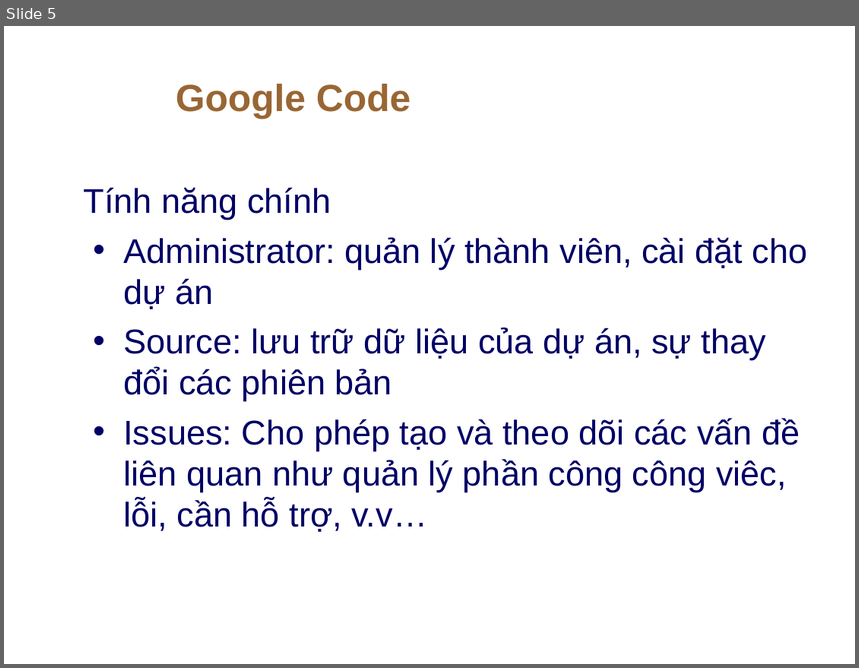
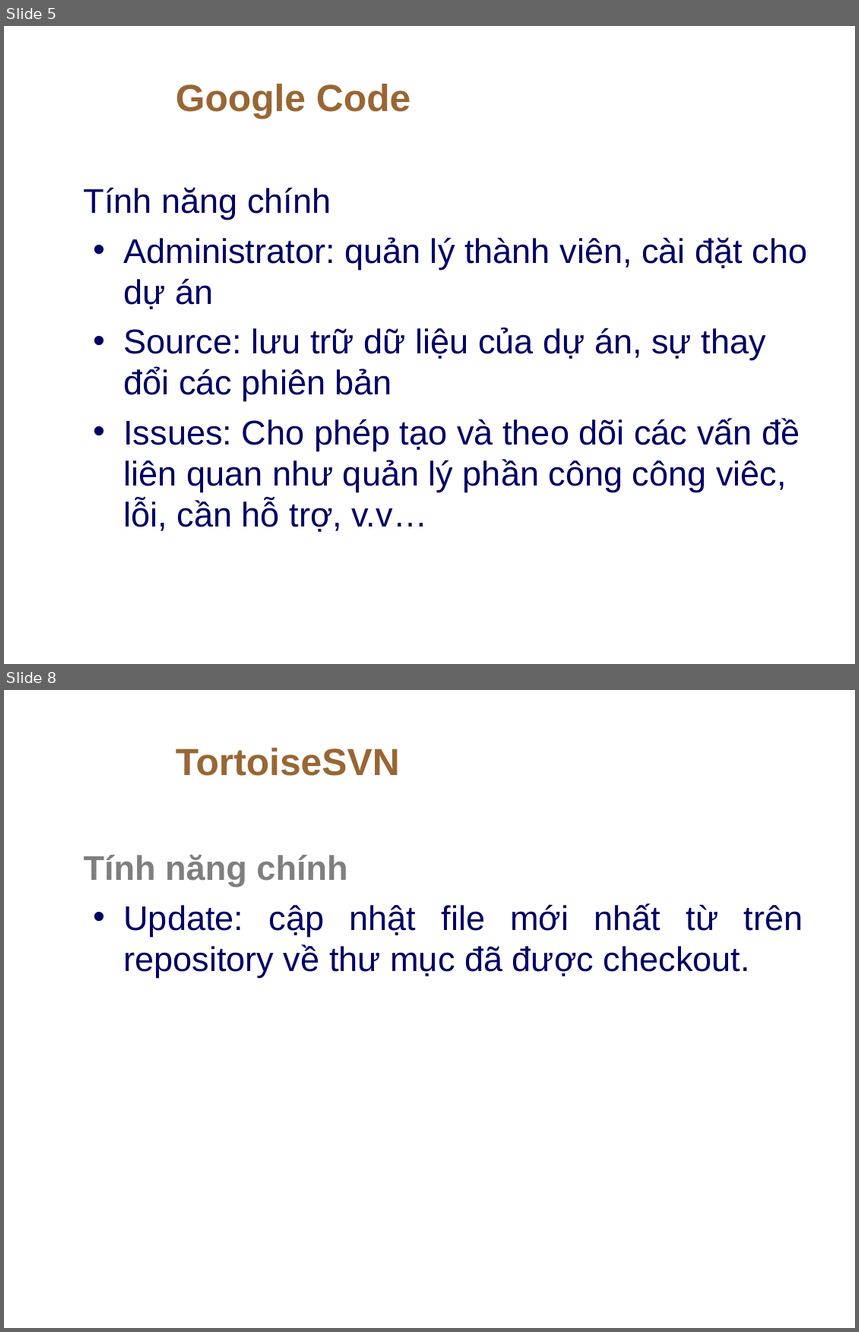
Before and after one commit to thanhphi0127/manager-configuration, a slide deck: doc/baitapso1/NHOM5_BAOCAO_BT1.ppt. Shown one above the other, each under a label of ours: slide 5 before the commit, slides 5 and 8 after it; the slides between them are not shown. The pictures are 859x668 and 859x1332 pixels, drawn with LibreOffice and Linux fonts; fonts in the diff are those of the drawing; background and template pictures are left out. Boxes give left, top, right and bottom in pixels: in the first picture for what was removed or moved away, otherwise in the second. Text is boxed around its words. In the diff, an @@ line names an element or a change of style, - is before the commit and + after.

Commit message:
Thêm slide TortoiseSVN cập nhật lại tính năng Revert

```diff
--- a/doc/baitapso1/NHOM5_BAOCAO_BT1.ppt
+++ b/doc/baitapso1/NHOM5_BAOCAO_BT1.ppt
@@ slide 8 added at (x1=4, y1=690, x2=855, y2=1328), background picture (left out) @@
@@ title added at (x1=176, y1=748, x2=400, y2=776), 32 pt, text #996633, bold @@
+TortoiseSVN
@@ text added at (x1=84, y1=855, x2=804, y2=978), 29 pt, text #000066 @@
+Tính năng chính
+• Update: cập nhật file mới nhất từ trên repository về thư mục đã được checkout.
```
Also in this commit, not shown: 1 slide changed, 8 other slides added, 2 slides removed, 1 other file.
